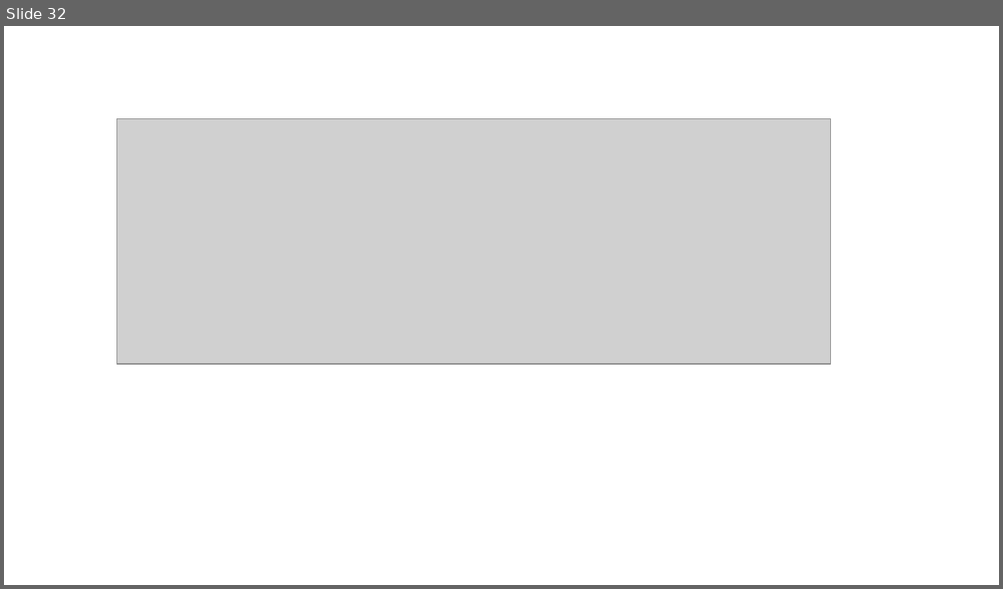
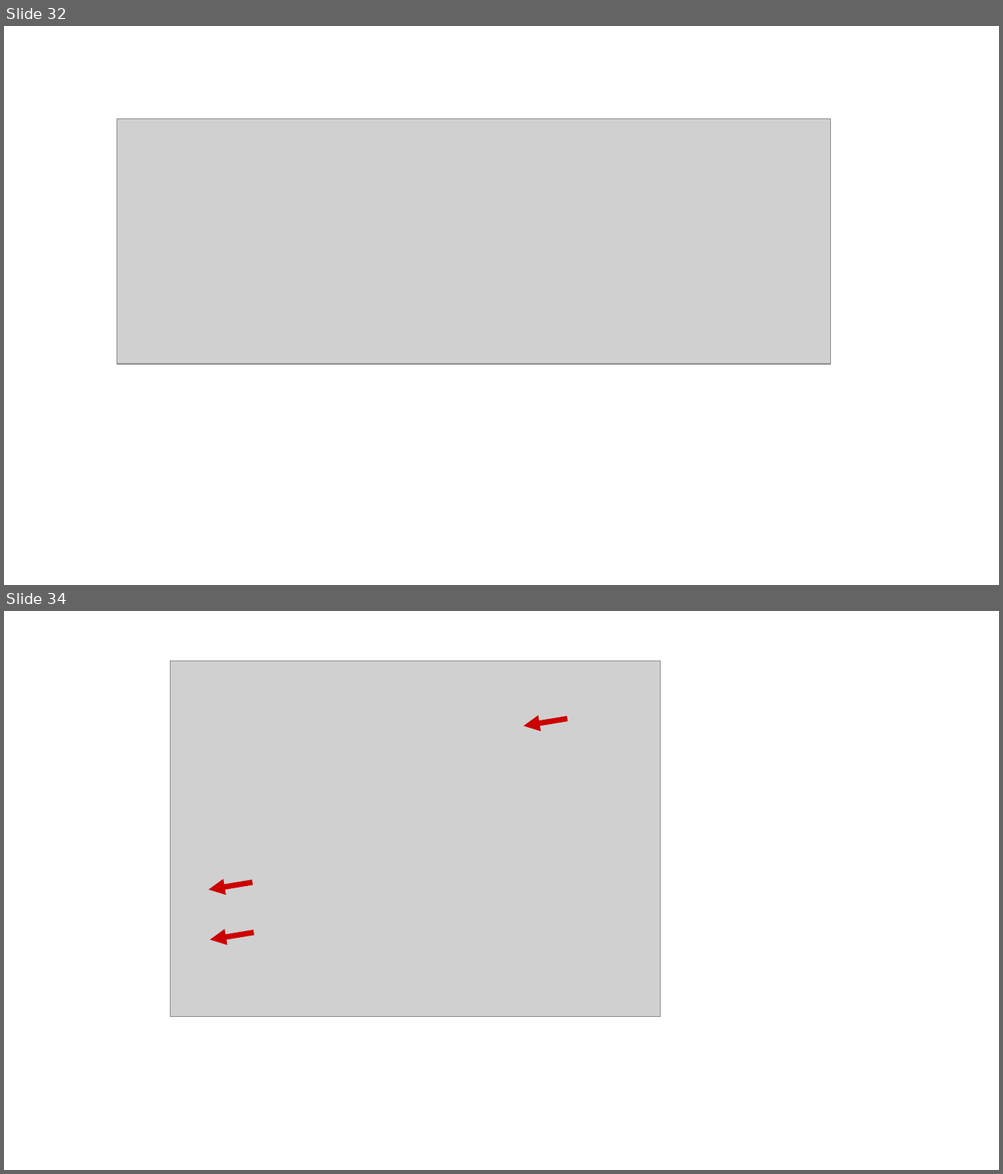
Before and after one commit to mbcladwell/ln7, a slide deck: ppt/lnwbootstrap.odp. Shown one above the other, each under a label of ours: slide 32 before the commit, slides 32 and 34 after it; the slides between them are not shown. The pictures are 1003x589 and 1003x1174 pixels, drawn with LibreOffice and Linux fonts; fonts in the diff are those of the drawing; grey boxes stand for pictures. Boxes give left, top, right and bottom in pixels: in the first picture for what was removed or moved away, otherwise in the second. Text is boxed around its words. In the diff, an @@ line names an element or a change of style, - is before the commit and + after.

```diff
--- a/ppt/lnwbootstrap.odp
+++ b/ppt/lnwbootstrap.odp
@@ slide 34 added at [4, 611, 999, 1170], background #FFFFFF @@
@@ picture added at [170, 661, 660, 1017] @@
@@ arrow added from (567, 718) to (523, 726), #CC0000 4.31 pt @@
@@ arrow added from (252, 883) to (209, 890), #CC0000 4.31 pt @@
@@ arrow added from (254, 933) to (210, 940), #CC0000 4.31 pt @@
```
Also in this commit, not shown: 13 other slides added, 2 slides removed, 20 other files.
